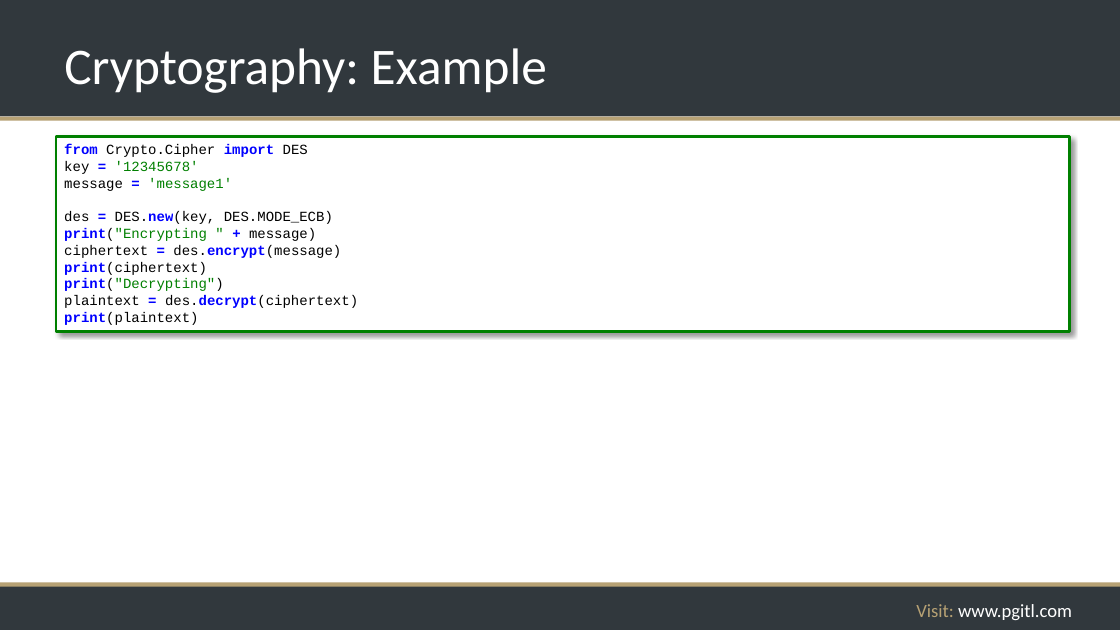
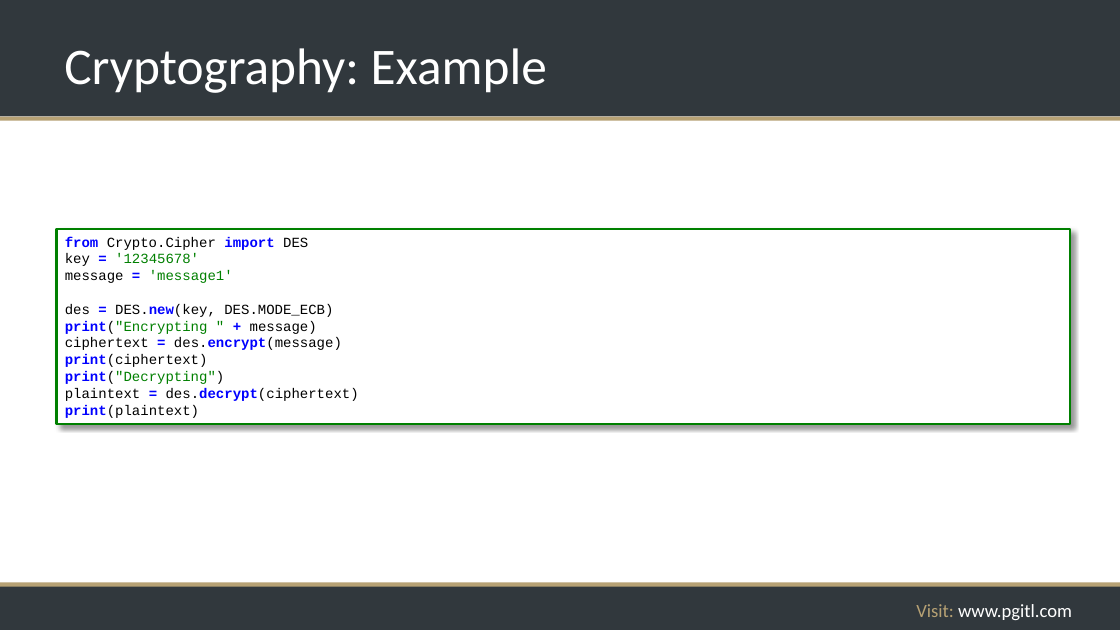
Before and after one commit to rikkouri/project-a, a slide deck: slide 183 of Programming Foundations.pptx. Drawn at 1120x630 pixels with LibreOffice and Linux fonts; fonts in the diff are those of the drawing; background and template pictures are left out. Boxes give left, top, right and bottom in pixels: in the first picture for what was removed or moved away, otherwise in the second. Text is boxed around its words. In the diff, an @@ line names an element or a change of style, - is before the commit and + after.

```diff
--- a/Programming Foundations.pptx
+++ b/Programming Foundations.pptx
@@ rectangle "from Crypto.Cipher import DES": place and size @@
-rectangle "from Crypto.Cipher import DES" at (56, 136, 1070, 331)
+rectangle "from Crypto.Cipher import DES" at (56, 229, 1070, 424)
```
Also in this commit, not shown: 15 other slides changed.
